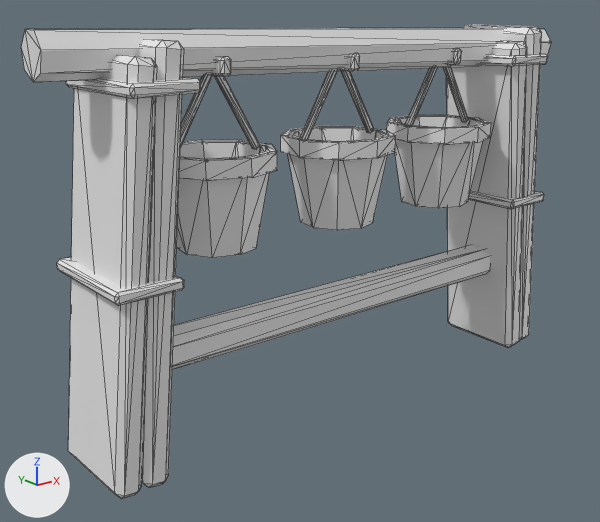
Two versions of the OBJ model assets/variants/stow_rail_remodel2_a.obj, one commit apart.
Both versions are drawn from a 50 mm camera at (-1.69, -1.92, 1.13) aimed at (-0.14, 0.01, 0.36). Arrows for +X, +Y and +Z are at lower left; the lights stay in place. The picture after the commit comes second. Mesh edges are drawn as thin lines. Where no turn or scale is listed for an object, it has been applied to the vertices.

The first picture shows 'stow_rail_remodel2_a'.
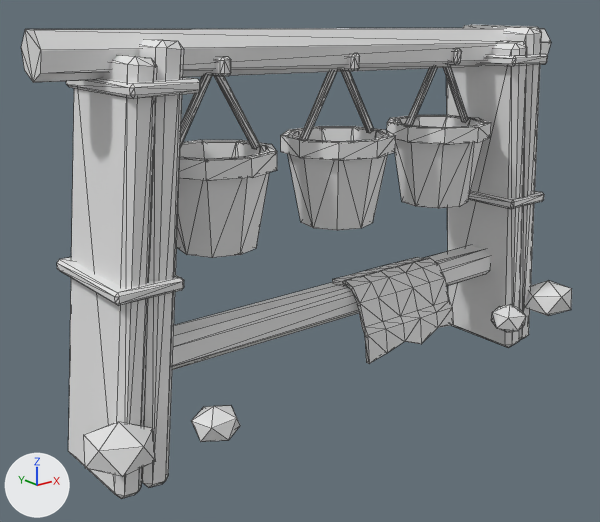
What differs and where, as boxes (x1, y1, x2, y2) in the pictures (600 x 522 px):
```json
{"object": "stow_rail_remodel2_a", "change": "reshaped", "before": [21, 25, 551, 499], "after": [21, 25, 572, 499]}
{"part": 1, "of": "me_stow_rail_remodel2_a", "change": "added", "after": [332, 257, 453, 364]}
{"part": 2, "of": "me_stow_rail_remodel2_a", "change": "added", "after": [84, 280, 572, 476]}
```

The change, as JSON lines over the scene's bpy script:
```json
{"op": "add", "block": "mat_stone", "code": ["mat_stone = principled_material('stone')", "mat_stone.base_color = (0.8, 0.8, 0.8)  # white #e7e7e7", "mat_stone.roughness = 0.4"]}
{"op": "add", "block": "mat_hide", "code": ["mat_hide = principled_material('hide')", "mat_hide.base_color = (0.8, 0.8, 0.8)  # white #e7e7e7", "mat_hide.roughness = 0.4"]}
{"block": "me_stow_rail_remodel2_a", "where": "# used by ob_stow_rail_remodel2_a; location = (0.0, 0.0, 0.0)"}
{"op": "remove", "block": "me_stow_rail_remodel2_a", "code": "me_stow_rail_remodel2_a.from_pydata(...)  # 662 vertices, 1248 faces; spans x -0.94..0.94, y -0.19..0.18, z -0.13..1.07"}
{"op": "add", "block": "me_stow_rail_remodel2_a", "code": "me_stow_rail_remodel2_a.from_pydata(...)  # 806 vertices, 1516 faces; spans x -0.98..0.97, y -0.3..0.18, z -0.13..1.07"}
{"block": "me_stow_rail_remodel2_a", "change": "me_stow_rail_remodel2_a part 1: a new loose piece of 96 vertices spanning x 0.02..0.42, y -0.14..0.04, z 0.02..0.27, in mat_hide (white #e7e7e7)"}
{"block": "me_stow_rail_remodel2_a", "change": "me_stow_rail_remodel2_a part 2"}
{"block": "me_stow_rail_remodel2_a", "change": "48 vertices are added at x -0.98..0.97, y -0.3..-0.11, z -0.01..0.14"}
{"block": "me_stow_rail_remodel2_a", "change": "80 new faces join them, mat_stone (white #e7e7e7)"}
{"op": "add", "block": "me_stow_rail_remodel2_a", "code": "me_stow_rail_remodel2_a.materials.append(mat_hide)  # white #e7e7e7"}
{"op": "add", "block": "me_stow_rail_remodel2_a", "code": "me_stow_rail_remodel2_a.materials.append(mat_stone)  # white #e7e7e7"}
```
